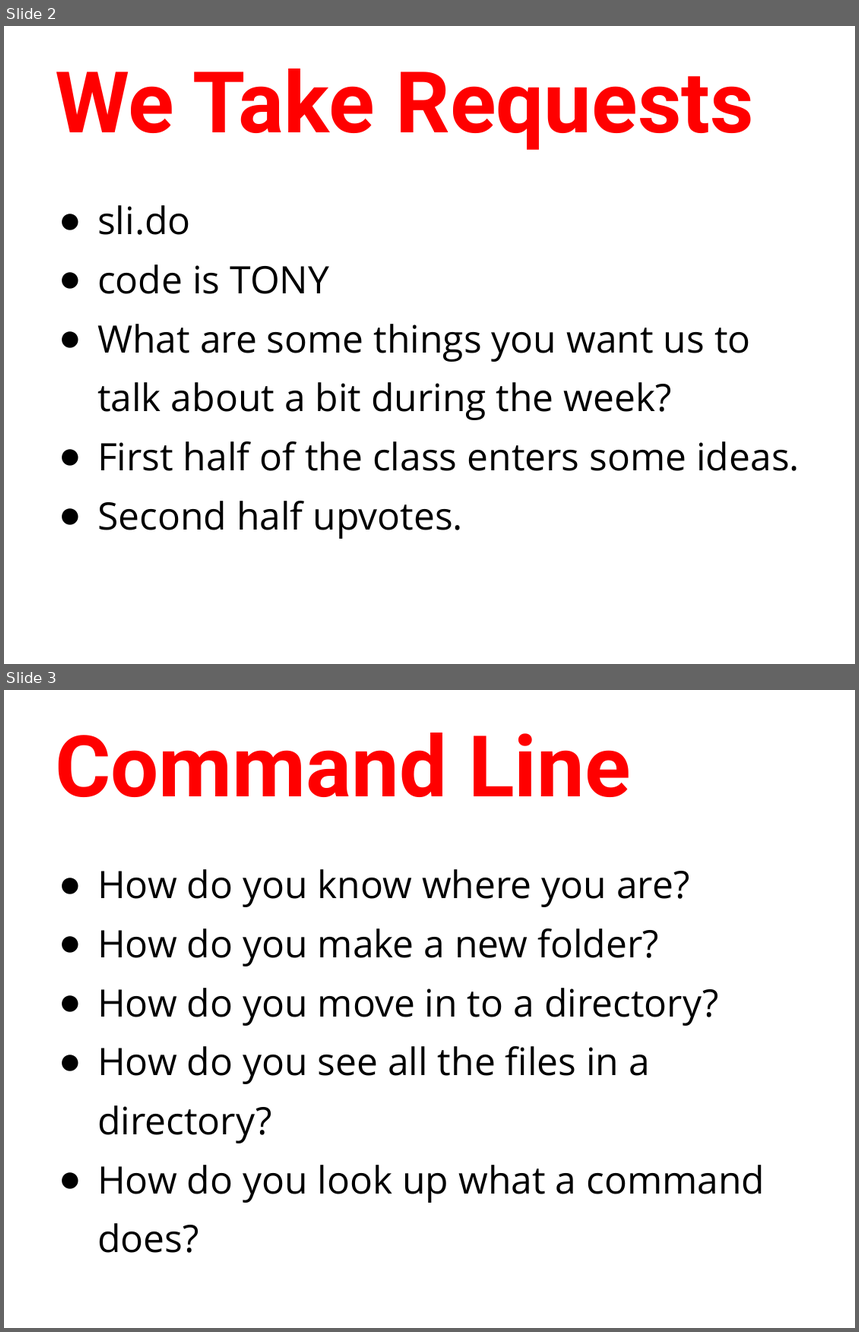
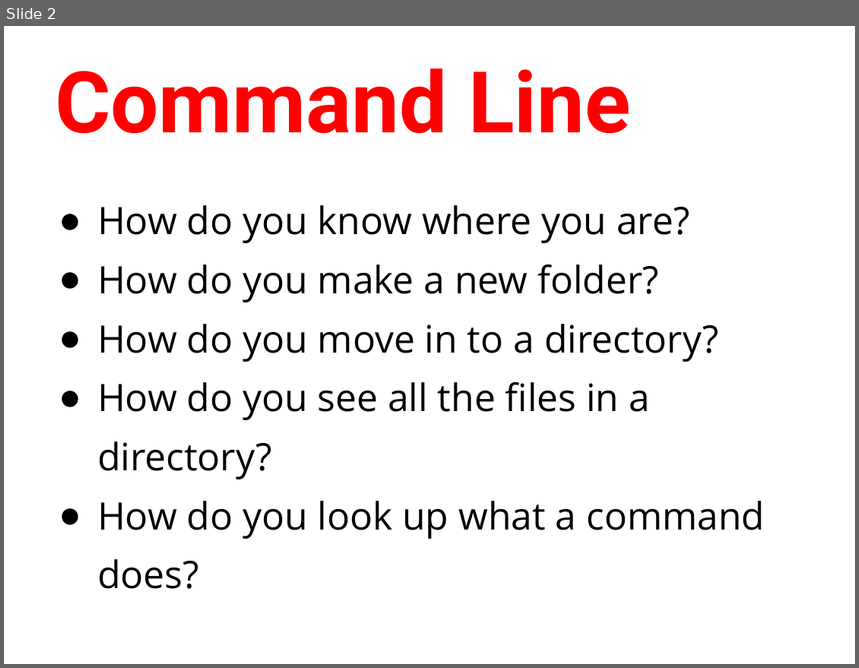
Before and after one commit to humanitiesprogramming/slides, a slide deck: 2019/python/day1-review.pptx. Shown one above the other, each under a label of ours: slides 2 and 3 before the commit, slide 2 after it. The pictures are 859x1332 and 859x668 pixels, drawn with LibreOffice and Linux fonts; fonts in the diff are those of the drawing. Boxes give left, top, right and bottom in pixels: in the first picture for what was removed or moved away, otherwise in the second. Text is boxed around its words. In the diff, an @@ line names an element or a change of style, - is before the commit and + after.

```diff
--- a/2019/python/day1-review.pptx
+++ b/2019/python/day1-review.pptx
@@ slide 2 removed at (4, 26, 855, 664), background #FFFFFF @@
@@ title removed at (55, 69, 754, 150) @@
-We Take Requests
@@ text removed at (97, 205, 800, 539) @@
-● sli.do
-● code is TONY
-● What are some things you want us to talk about a bit during the week?
-● First half of the class enters some ideas.
-● Second half upvotes.
@@ what was slide 3 is now slide 2 @@
```
Also in this commit, not shown: 1 slide changed, 9 other files.
